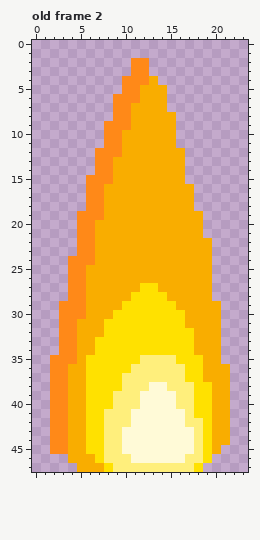
Edited in one commit: pixel-art file (Assets/Aseprites/Fire.aseprite). The first picture shows the starting point.
24x48 pixels, 6 frames. Shown: old frame 2. The commit also changed other frames, which this record leaves out.
After the commit:
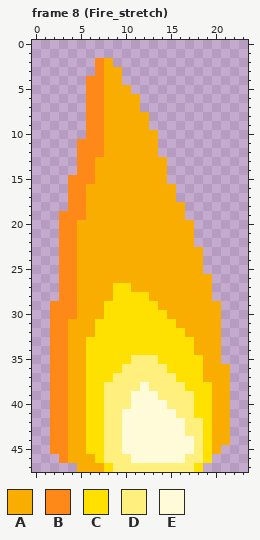
Palette (. is transparent): A #f9ad00  B #ff8918  C #ffe100  D #ffef7c  E #fffad7
A new or re-ordered frame is compared with the old frame closest to it.
Diff:
frames 6 -> 17
Changed rows in their new state; - is an unchanged pixel.
Frame 8 (Fire_stretch) is new; against old frame 2:
first column x 2:
 2 -----BA--..-------
 3 -----BAA-..-------
 4 ----BBAA....------
 5 ----BBAAA....-----
 6 ----BBAAAA...-----
 7 ----BBAAA-...-----
 8 ----BBAAA--...----
 9 ----BBAAA--...----
10 ----BBAA----..----
11 ---BBBAA----..----
12 ---BB-AA----...---
13 ---BBAA------..---
14 ---BBAA------..---
15 --BB-AA------..---
16 --BBAA--------..--
17 --BBAA--------..--
18 --BBAA---------.--
19 -BB-AA---------..-
20 -BBAA-----------.-
21 -BBAA-----------.-
22 -BBAA-----------..
23 -BBAA------------.
24 -B-AA------------.
25 -B-A-------------.
26 -B-A--------------
27 -B-A---CC-AA------
28 -B-A---CC--AA-----
29 B--A--CC----AA----
30 B--A--C------AA---
31 B-A--C--------A---
32 B-A--C---------A--
33 B-A-C-------------
34 B-A-C-------------
35 --A------D--CC----
36 --------D----CC---
37 -------D------C---
38 ------DD--EDD--C--
39 ------D--E--DD----
40 ------D--E---D----
41 --------E-----D---
42 --------E---------
43 ---------------D--
46 -B----------------
Changed places in both pictures, as pixel boxes (x1, y1, x2, y2):
changed: (50, 58, 212, 436)
added: (59, 454, 68, 463)
